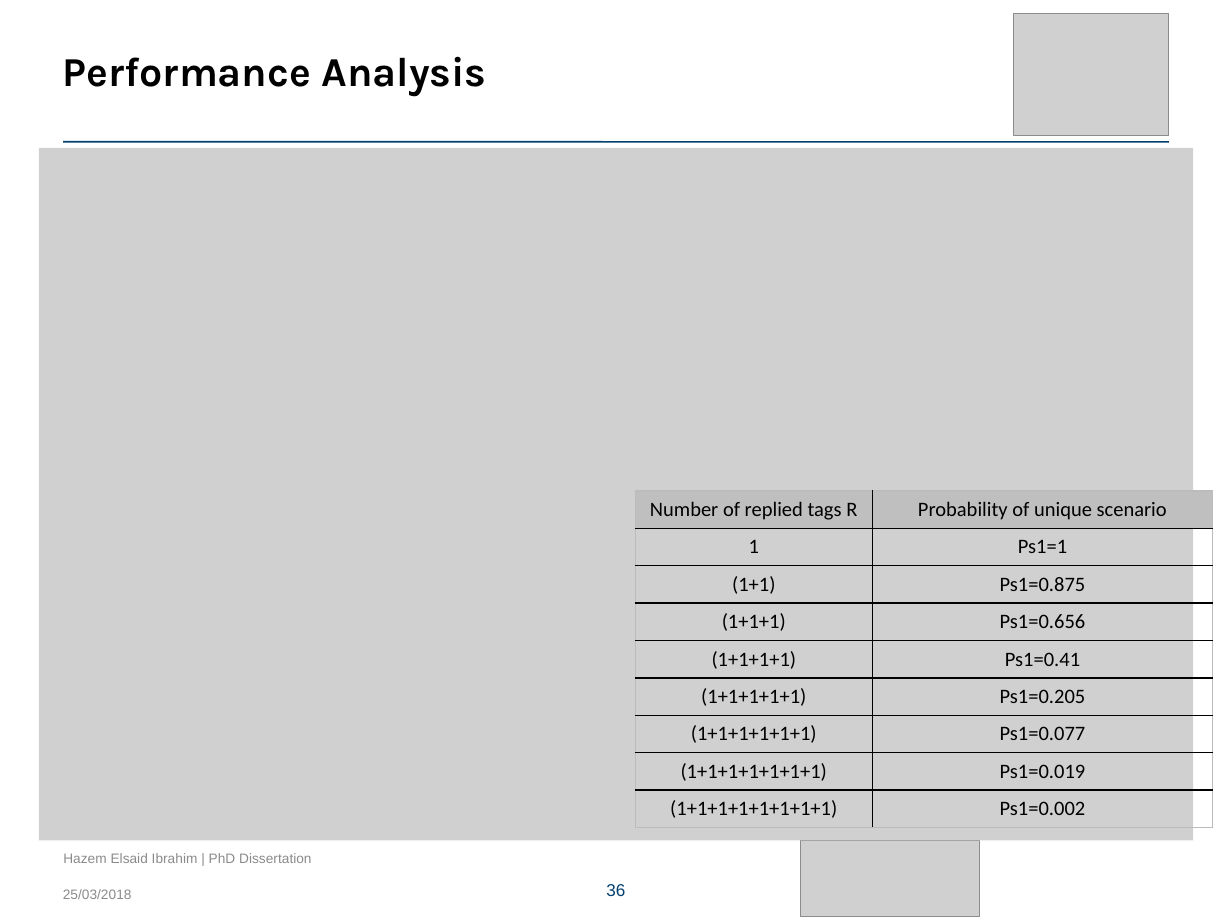
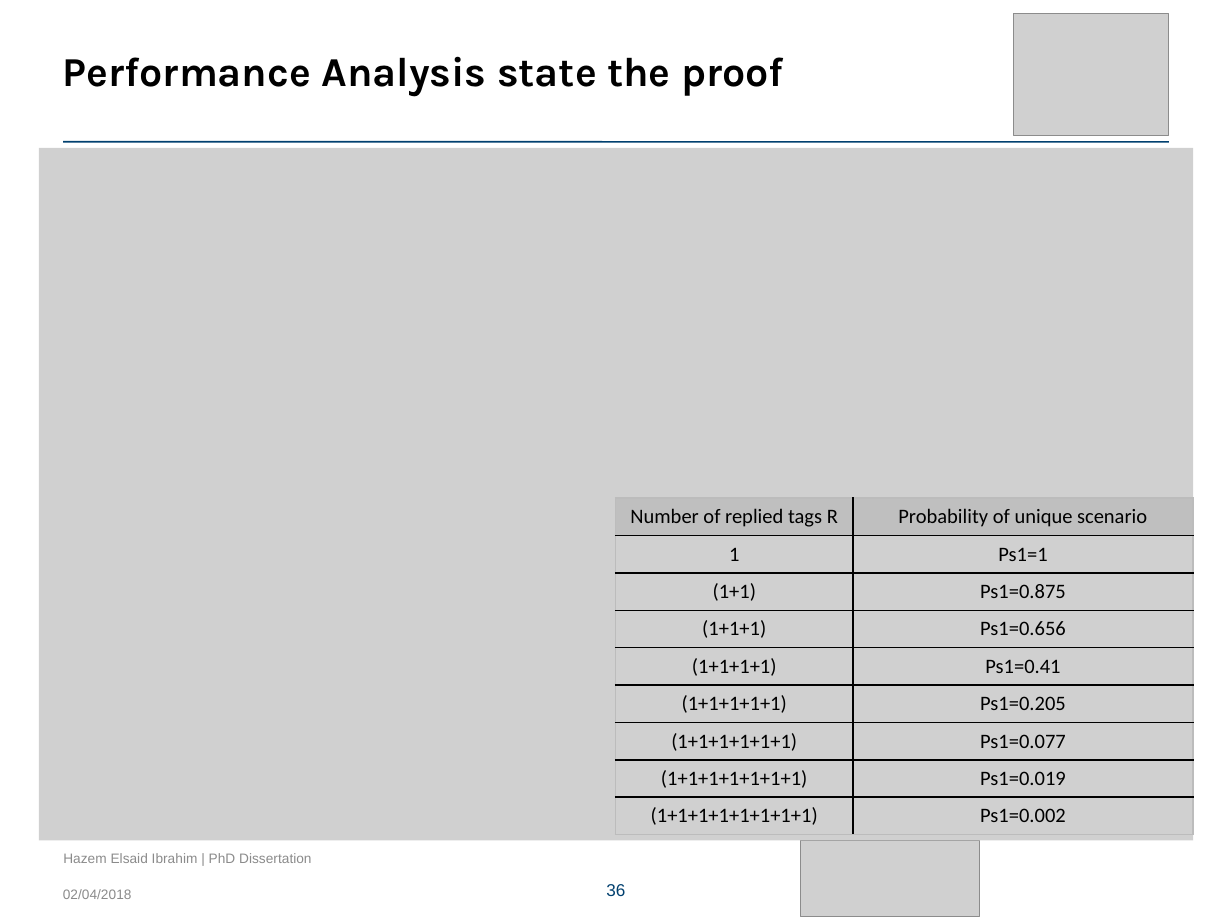
Before and after one commit to HazemAAhmed/Thesis, a slide deck: slide 36 of Final_presentation/Hazem_presentation.pptx. Drawn at 1232x924 pixels with LibreOffice and Linux fonts; fonts in the diff are those of the drawing; grey boxes stand for pictures; background and template pictures are left out. Boxes give left, top, right and bottom in pixels: in the first picture for what was removed or moved away, otherwise in the second. Text is boxed around its words. In the diff, an @@ line names an element or a change of style, - is before the commit and + after.

```diff
--- a/Final_presentation/Hazem_presentation.pptx
+++ b/Final_presentation/Hazem_presentation.pptx
@@ title at <box>63,56,784,97</box>: text changed @@
-  Performance Analysis
+  Performance Analysis state the proof
@@ table: place and size @@
-table at <box>636,490,1214,823</box>
+table at <box>616,498,1194,830</box>
@@ text at <box>63,889,132,899</box>: text changed @@
-25/03/2018
+02/04/2018
```
Also in this commit, not shown: 43 other slides changed, 13 slides added, 1 slide removed, 11 other files.
